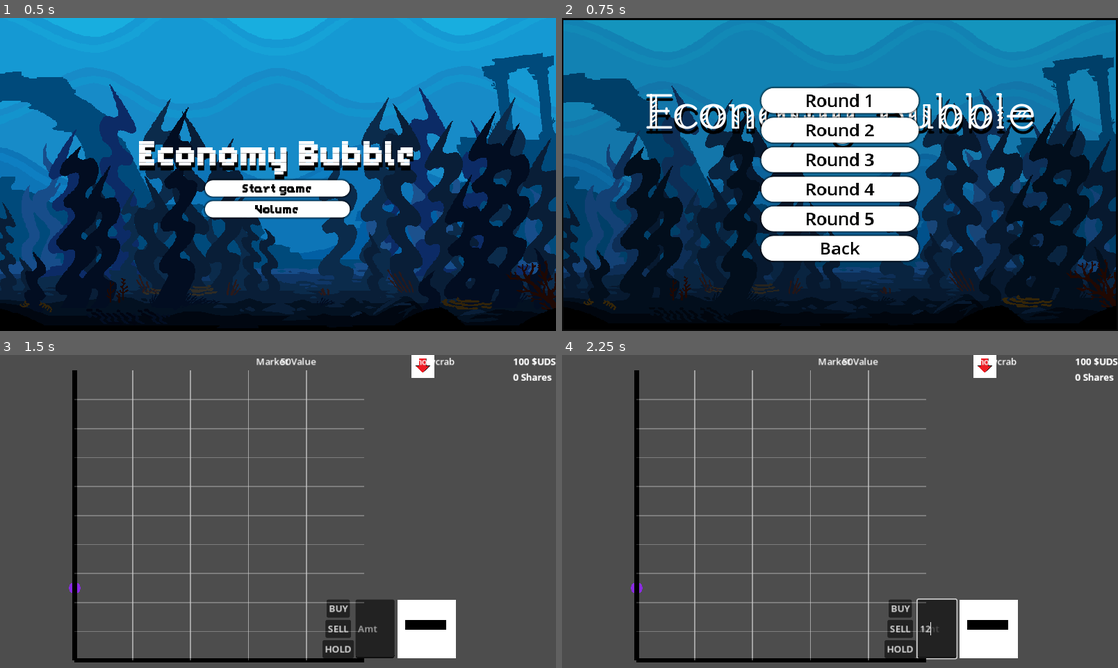
Above: before the commit, frames 1-4 (two rows, left to right).
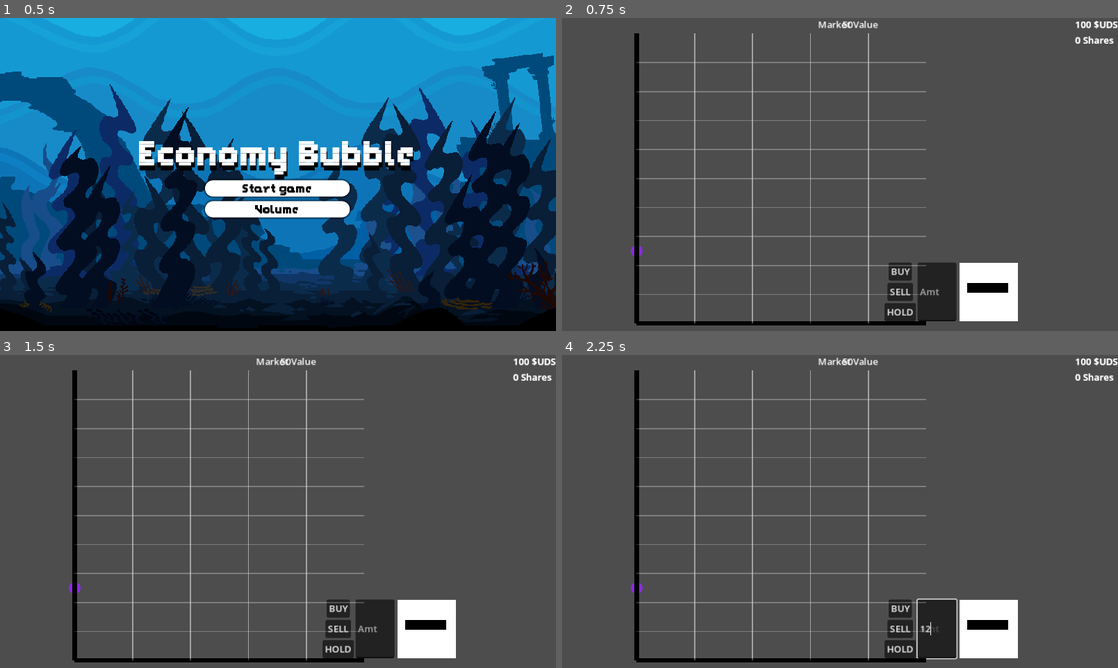
Above: after the commit, the same moments.

Repository: absentnot/GGJ-25
Game: Godot game, scene res://scenes/TitleScreen.tscn
The game is run twice, just before and just after one commit, with the same random seed, the same clock (stepped at 60 frames per second) and the same inputs.
Inputs (mouse positions are in pixels of both pictures, inside the frame that each line leads up to):
- Up to frame 1 (0.5 s): no input
- Up to frame 2 (0.75 s): click "Start game" at 0.5 s
- Up to frame 3 (1.5 s): click (278, 524) at 1.25 s, where only the run before the commit has a clickable "Start game"
- Up to frame 4 (2.25 s): click (934, 630) at 2.02 s; type "12" at 2.1 s

Frame 1 is identical in both runs. In frame 2, 99% of the frame differs, in the area x 0-100%, y 0-100%; in frame 3, 0.3%; in frame 4, 0.3%.

Commit message:
Bypasing title screen for now

Diff:
--- /dev/null
+++ b/scenes/agentInfoTooltip.tscn
@@ -0,0 +1,16 @@
+[gd_scene load_steps=2 format=3 uid="uid://daplwaiaowq6"]
+
+[ext_resource type="Script" path="res://scripts/agentInfoTooltip.gd" id="1_2sexq"]
+
+[node name="AgentInfoTooltip" type="PopupPanel"]
+visible = true
+script = ExtResource("1_2sexq")
+
+[node name="MarginContainer" type="MarginContainer" parent="."]
+offset_left = 4.0
+offset_top = 4.0
+offset_right = 96.0
+offset_bottom = 96.0
+
+[node name="Label" type="Label" parent="MarginContainer"]
+layout_mode = 2
--- a/scripts/title_screen.gd
+++ b/scripts/title_screen.gd
@@ -2,7 +2,6 @@
 @onready var background_music = $AudioStreamPlayer
 @onready var hslider=$VolumeSlider
 var master_bus=AudioServer.get_bus_index("Master")
-#@onready var level_scene=load("res://scenes/LevelSelect.tscn")
 @export var level_scene:PackedScene
 
 # Called when the node enters the scene tree for the first time.
@@ -17,20 +16,12 @@
 func _process(delta: float) -> void:
 	pass
 
-
 func _on_start_pressed() -> void:
-	#get_tree().change_scene_to_file("res://LevelSelect.tscn")
-	print(level_scene)
-	var level_instance=level_scene.instantiate()
-	add_child(level_instance)
-
+	Global.level="roundOne"
+	get_tree().change_scene_to_file("res://scenes/main.tscn")
 
 func _on_settings_pressed() -> void:
 	hslider.visible=!hslider.visible
-
-
-
-
 
 func _on_volume_slider_value_changed(value: float) -> void:
 	AudioServer.set_bus_volume_db(master_bus, value)
Not shown: 1 places in scenes/TitleScreen.tscn that only renumber resources
Not shown: 1 places in shaders/logo-wobble-mat.tres that only renumber resources
